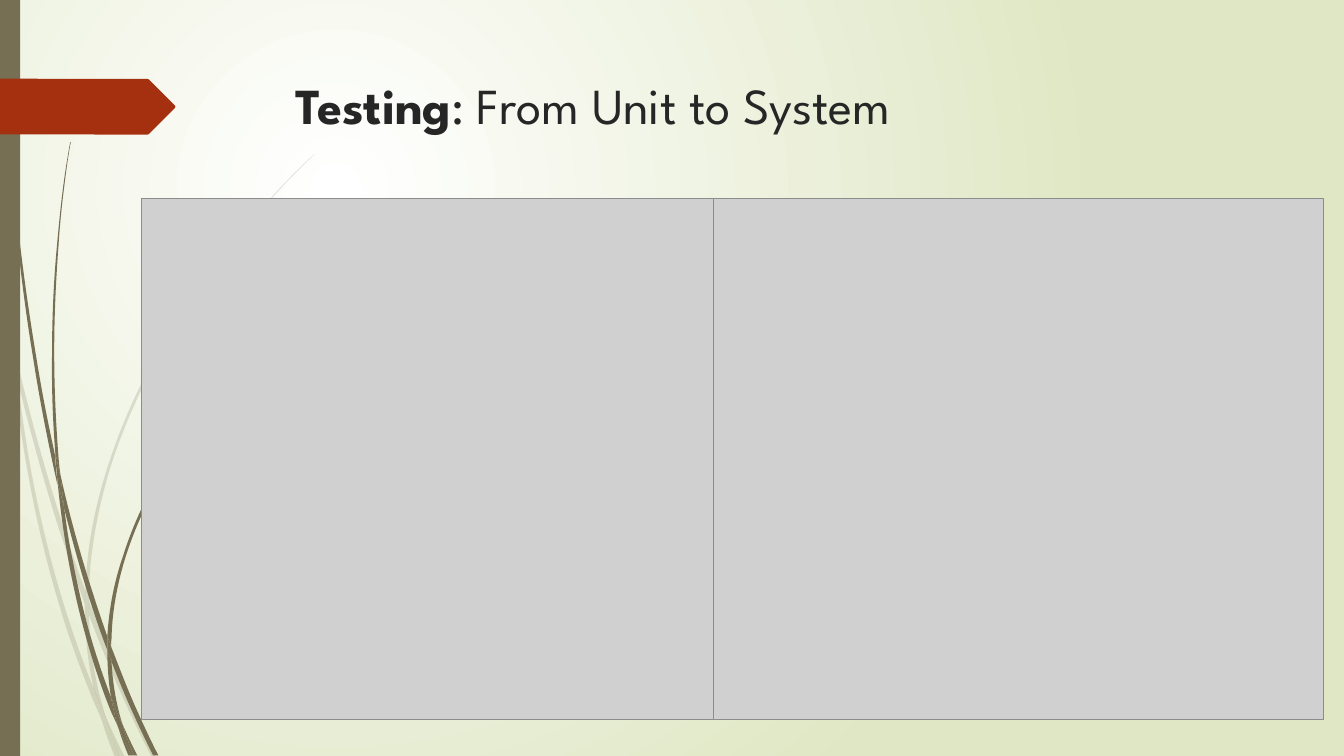
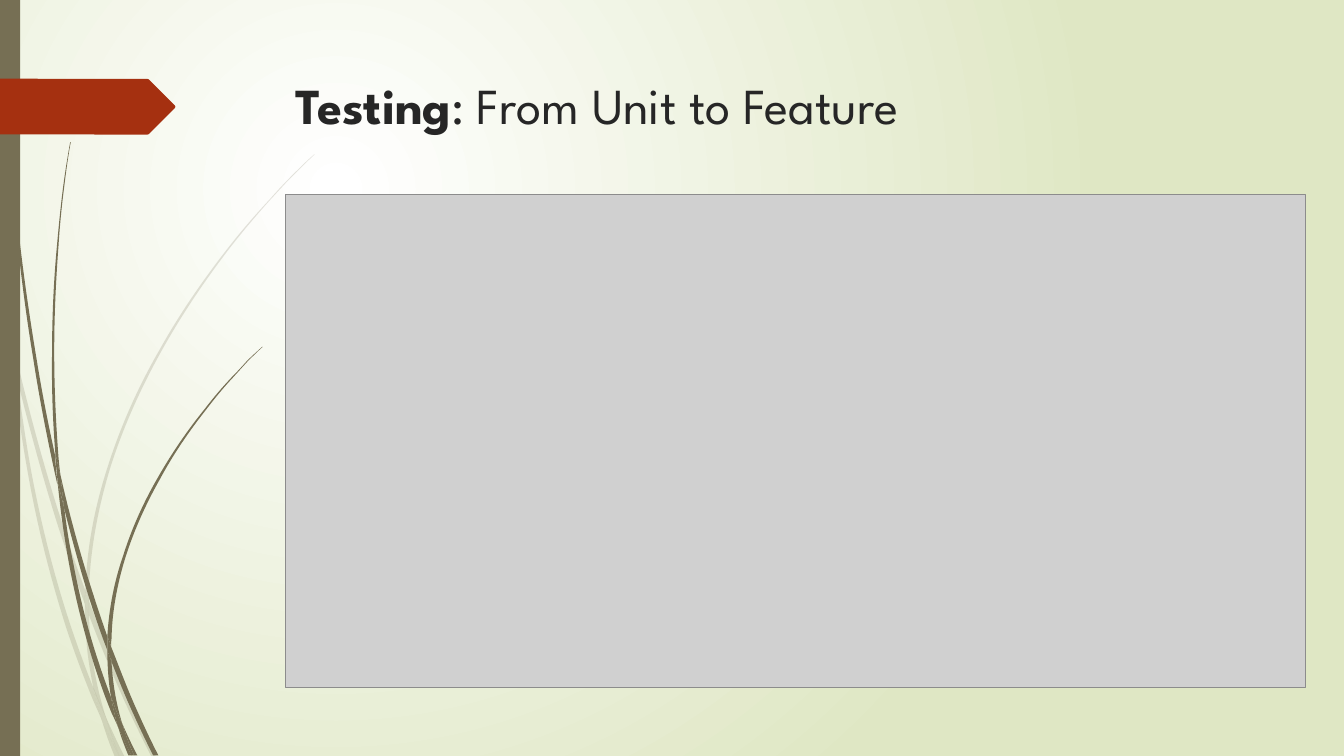
Before and after one commit to cgu-ist/ist303-2019spring-pt1, a slide deck: slide 16 of MiYE - Milestone 2 presentation.pptx (slide 15 before the commit). Drawn at 1344x756 pixels with LibreOffice and Linux fonts; fonts in the diff are those of the drawing; grey boxes stand for pictures. Boxes give left, top, right and bottom in pixels: in the first picture for what was removed or moved away, otherwise in the second. Text is boxed around its words. In the diff, an @@ line names an element or a change of style, - is before the commit and + after.

Commit message:
Update PPT

```diff
--- a/MiYE - Milestone 2 presentation.pptx
+++ b/MiYE - Milestone 2 presentation.pptx
@@ title at <box>296,90,898,135</box>: text changed @@
-Testing: From Unit to System
+Testing: From Unit to Feature
@@ picture removed at <box>141,199,728,719</box> @@
@@ picture: place and size @@
-picture at <box>714,199,1324,720</box>
+picture at <box>286,195,1307,688</box>
```
Also in this commit, not shown: 2 other slides changed.
